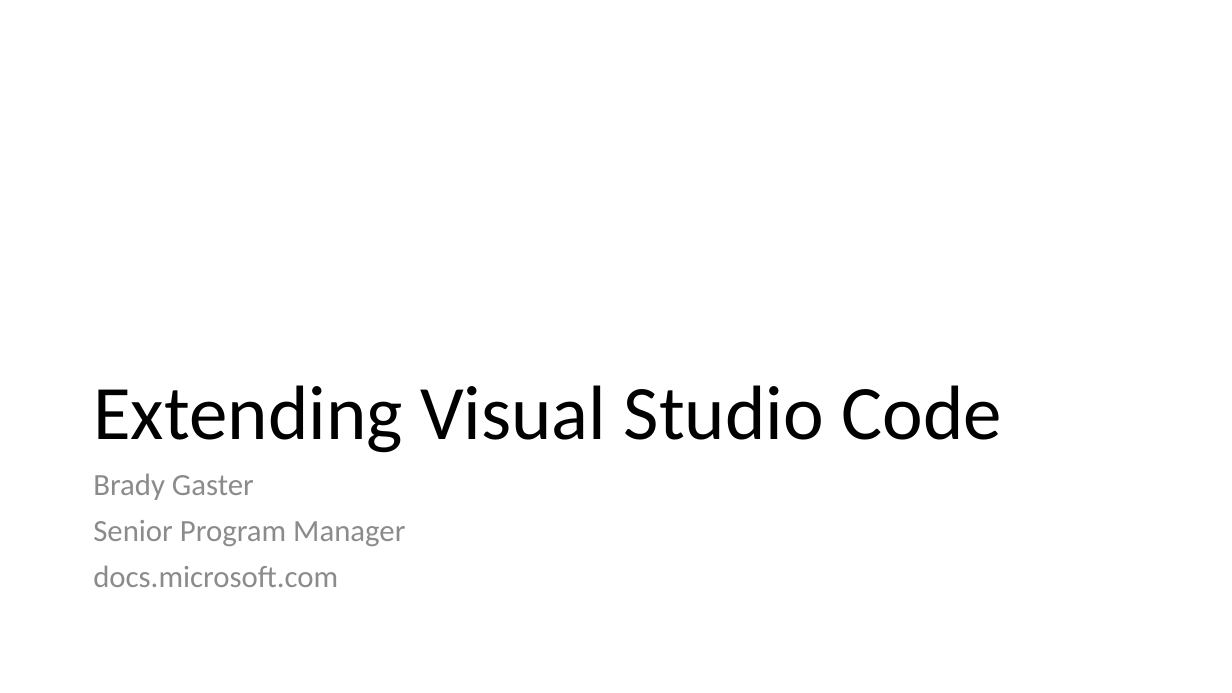
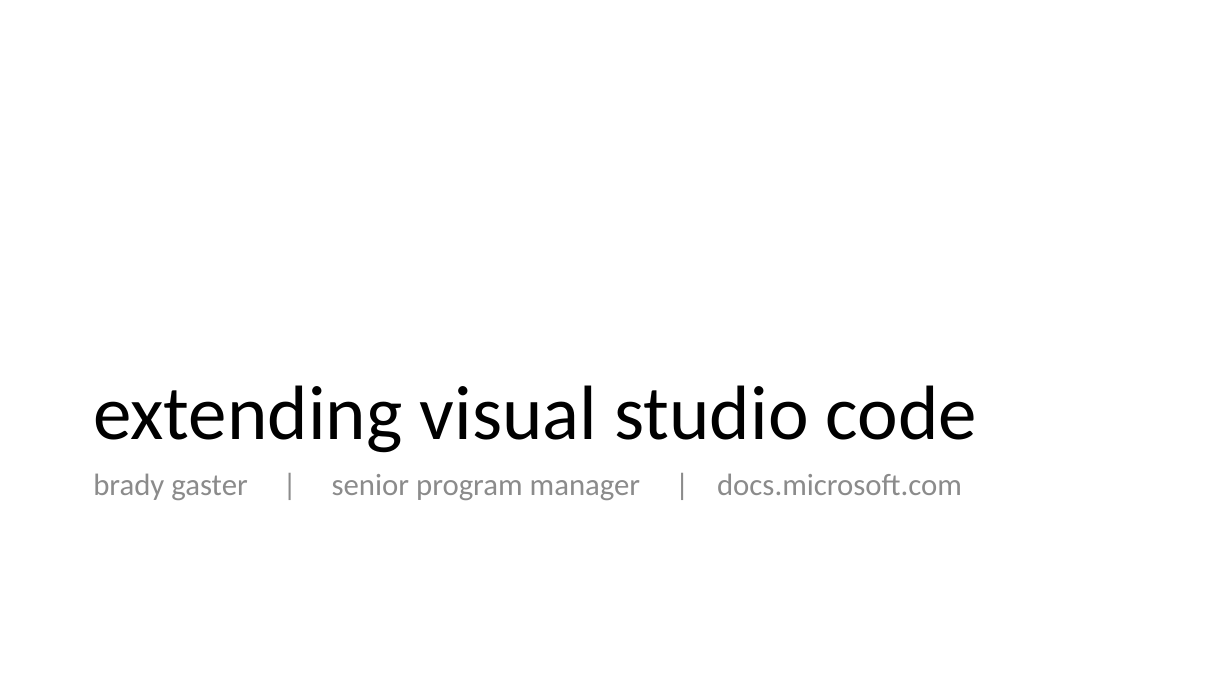
Before and after one commit to bradygaster-zz/extending-vscode-talk, a slide deck: slide 1 of extending-vs-code.pptx. Drawn at 1232x693 pixels with LibreOffice and Linux fonts; fonts in the diff are those of the drawing. Boxes give left, top, right and bottom in pixels: in the first picture for what was removed or moved away, otherwise in the second. Text is boxed around its words. In the diff, an @@ line names an element or a change of style, - is before the commit and + after.

```diff
--- a/extending-vs-code.pptx
+++ b/extending-vs-code.pptx
@@ title at (x1=93, y1=385, x2=977, y2=453): text changed @@
-Extending Visual Studio Code
+extending visual studio code
@@ text at (x1=93, y1=473, x2=962, y2=500): text changed @@
-Brady Gaster
-Senior Program Manager
-docs.microsoft.com
+brady gaster | senior program manager | docs.microsoft.com
```
Also in this commit, not shown: 4 other slides changed, 8 slides added, 5 other files.
